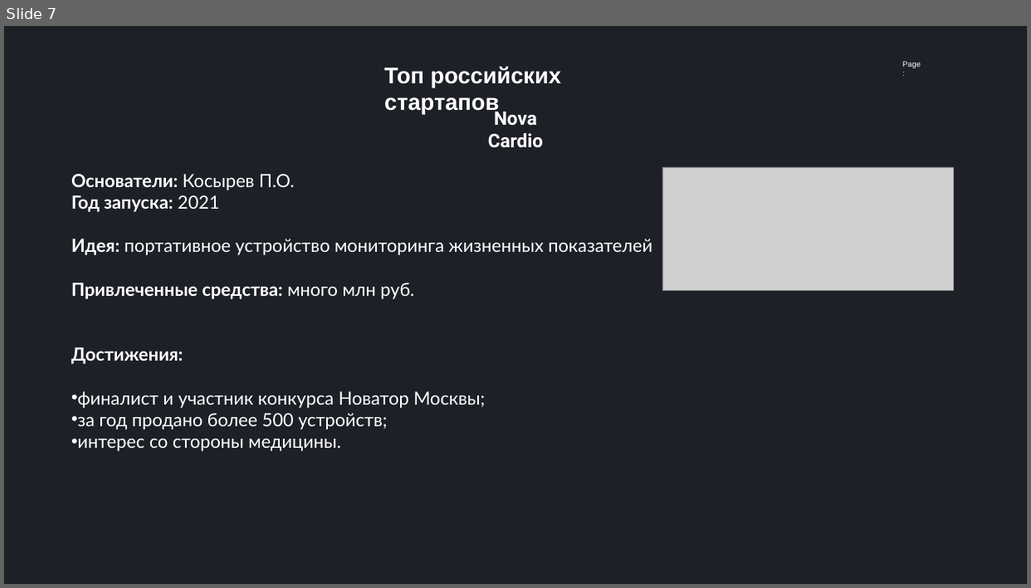
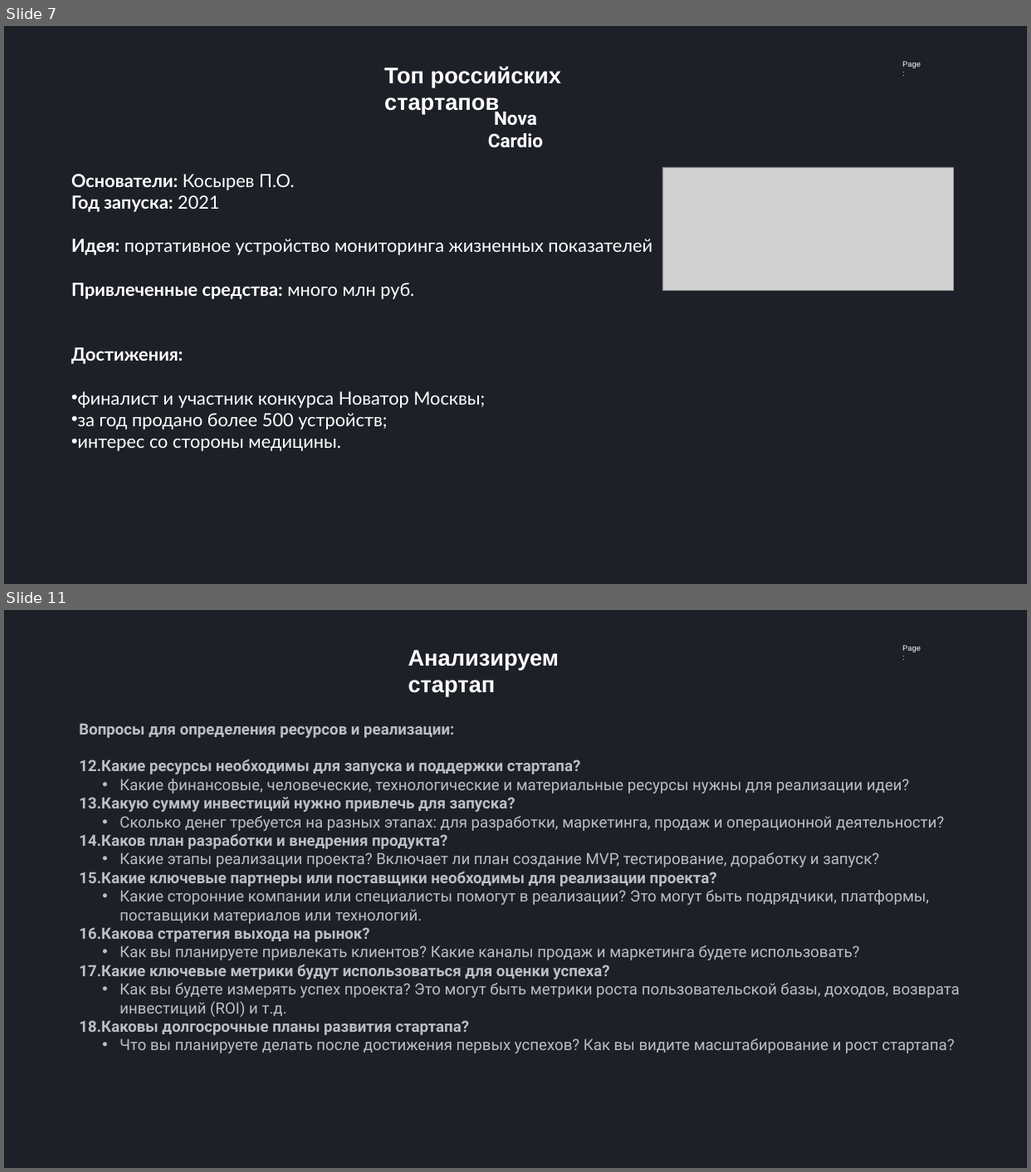
Before and after one commit to abat-voix/project-workshop, a slide deck: docs/мой_семинар/2.0 Разбираем продукты.pptx. Shown one above the other, each under a label of ours: slide 7 before the commit, slides 7 and 11 after it; the slides between them are not shown. The pictures are 1031x588 and 1031x1172 pixels, drawn with LibreOffice and Linux fonts; fonts in the diff are those of the drawing; grey boxes stand for pictures. Boxes give left, top, right and bottom in pixels: in the first picture for what was removed or moved away, otherwise in the second. Text is boxed around its words. In the diff, an @@ line names an element or a change of style, - is before the commit and + after.

```diff
--- a/docs/мой_семинар/2.0 Разбираем продукты.pptx
+++ b/docs/мой_семинар/2.0 Разбираем продукты.pptx
@@ slide 11 added at (4, 610, 1027, 1168), background #1E2028; not listed: 1 template element that a slide beside it also shows @@
@@ text added at (408, 650, 559, 696), 35 pt, text #FFFFFF, bold @@
+Анализируем стартап
@@ text added at (79, 723, 959, 1053), 24 pt, text #BCBEC4 @@
+Вопросы для определения ресурсов и реализации:
+12. Какие ресурсы необходимы для запуска и поддержки стартапа?
+  • Какие финансовые, человеческие, технологические и материальные ресурсы нужны для реализации идеи?
+13. Какую сумму инвестиций нужно привлечь для запуска?
+  • Сколько денег требуется на разных этапах: для разработки, маркетинга, продаж и операционной деятельности?
+14. Каков план разработки и внедрения продукта?
+  • Какие этапы реализации проекта? Включает ли план создание MVP, тестирование, доработку и запуск?
+15. Какие ключевые партнеры или поставщики необходимы для реализации проекта?
+  • Какие сторонние компании или специалисты помогут в реализации? Это могут быть подрядчики, платформы, поставщики материалов или технологий.
+16. Какова стратегия выхода на рынок?
+  • Как вы планируете привлекать клиентов? Какие каналы продаж и маркетинга будете использовать?
+17. Какие ключевые метрики будут использоваться для оценки успеха?
+  • Как вы будете измерять успех проекта? Это могут быть метрики роста пользовательской базы, доходов, возврата инвестиций (ROI) и т.д.
+18. Каковы долгосрочные планы развития стартапа?
+  • Что вы планируете делать после достижения первых успехов? Как вы видите масштабирование и рост стартапа?
```
Also in this commit, not shown: 2 slides changed, 4 other slides added, 4 other files.
